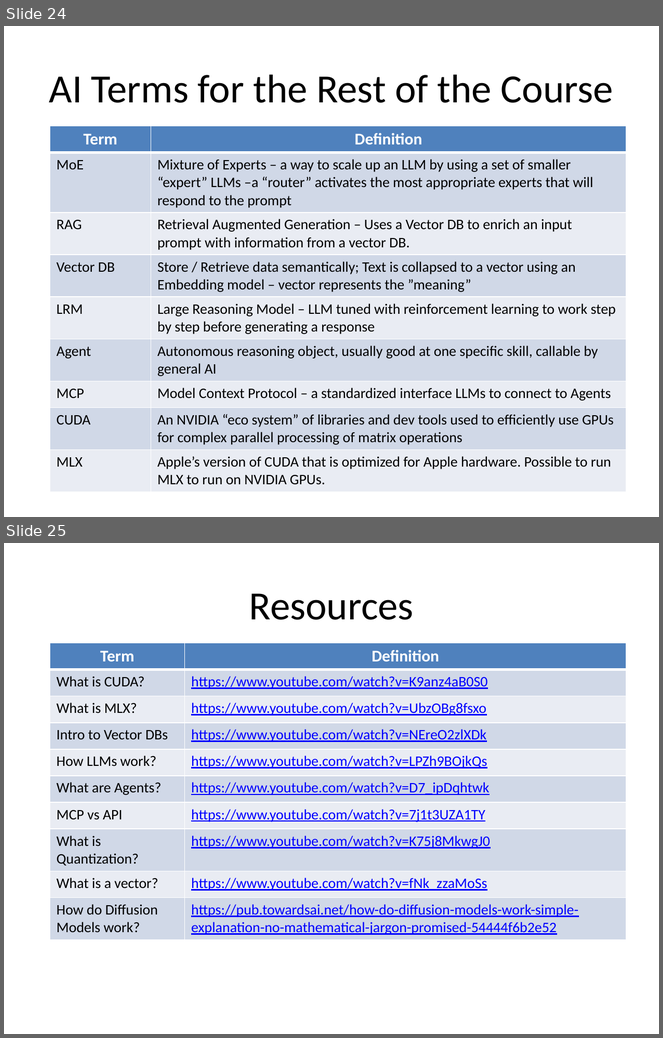
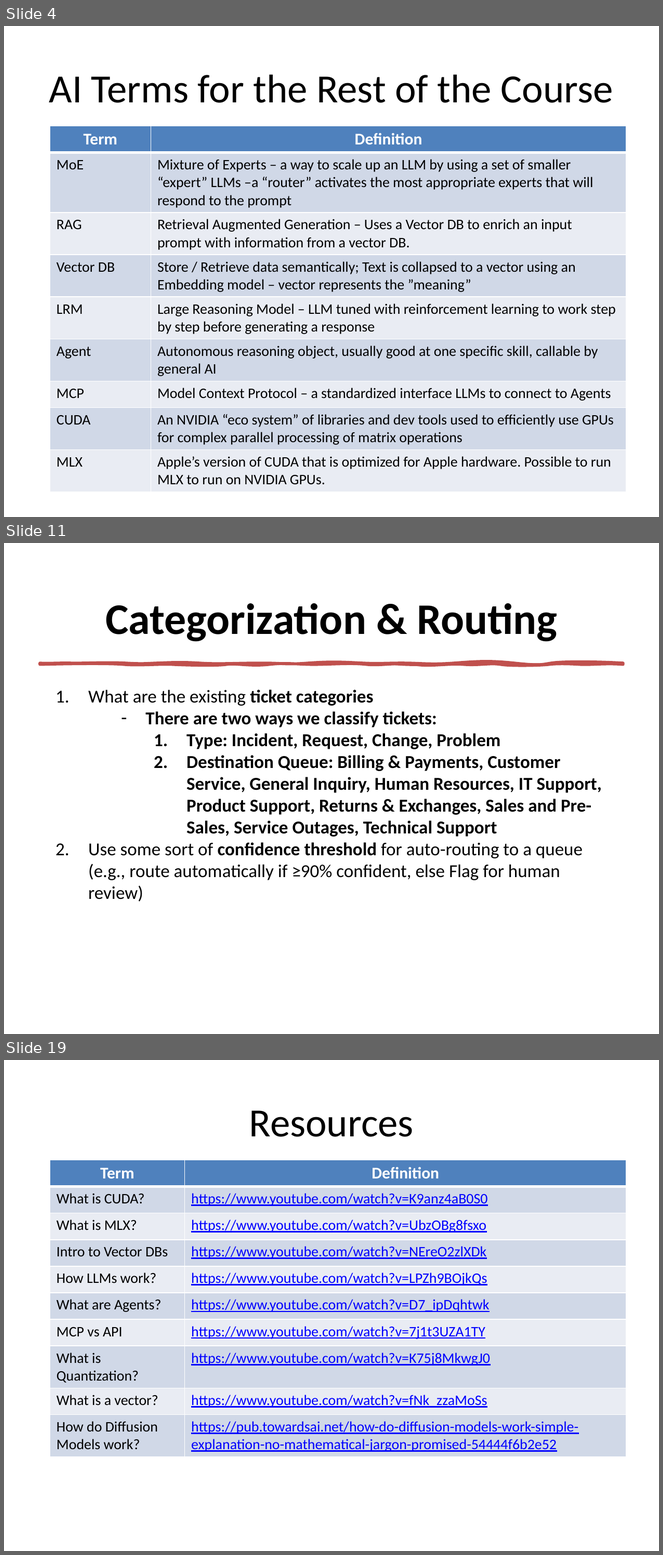
Before and after one commit to tniccum21/LLM_Class, a slide deck: Week02/Week02.pptx. Shown one above the other, each under a label of ours: slides 24 and 25 before the commit, slides 4, 11 and 19 after it; the slides between them are not shown. The pictures are 663x1038 and 663x1555 pixels, drawn with LibreOffice and Linux fonts; fonts in the diff are those of the drawing. Boxes give left, top, right and bottom in pixels: in the first picture for what was removed or moved away, otherwise in the second. Text is boxed around its words. In the diff, an @@ line names an element or a change of style, - is before the commit and + after.

Commit message:
Refactor Week02: Remove redundant files and update gitignore
- Update .gitignore to exclude Week03 and source files
- Remove old ticket triage implementation files
- Remove large dataset CSV (dataset-tickets-multi-lang3-4k.csv)
- Update Week02 PowerPoint presentation
- Keep cleaned dataset and notebook versions for reference

```diff
--- a/Week02/Week02.pptx
+++ b/Week02/Week02.pptx
@@ slide 11 added at box(4, 543, 659, 1034), background #FFFFFF @@
@@ title added at box(105, 603, 557, 642), 48 pt, text #000000, bold @@
+Categorization & Routing
@@ freeform shape added at box(40, 663, 623, 664), fill #C0504D, outline #C0504D 3.25 pt @@
@@ text added at box(88, 690, 602, 902), 20 pt, text #000000, bold @@
+1. What are the existing ticket categories
+    – There are two ways we classify tickets:
+      1. Type: Incident, Request, Change, Problem
+      2. Destination Queue: Billing & Payments, Customer Service, General Inquiry, Human Resources, IT Support, Product Support, Returns & Exchanges, Sales and Pre-Sales, Service Outages, Technical Support
+2. Use some sort of confidence threshold for auto-routing to a queue (e.g., route automatically if ≥90% confident, else Flag for human review)
@@ what was slide 24 is now slide 4 @@
@@ what was slide 25 is now slide 19 @@
```
Also in this commit, not shown: 3 slides changed, 13 other slides added, 22 slides removed, 5 other files.
